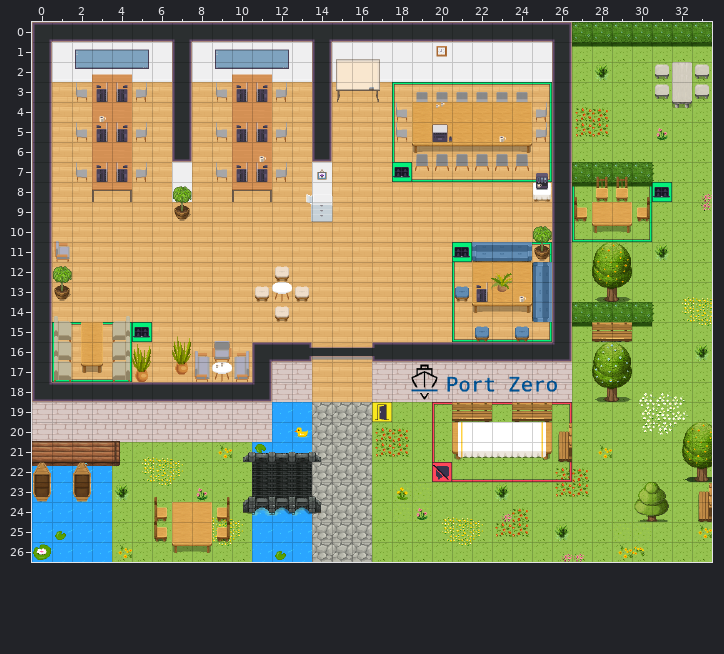
Tiled map (JSON) -- office-winter.tmj. The picture above was drawn from the file before the commit.
Cells are 32x32 px. Shown: x 0..33, y 0..26.
The same view after the edit:
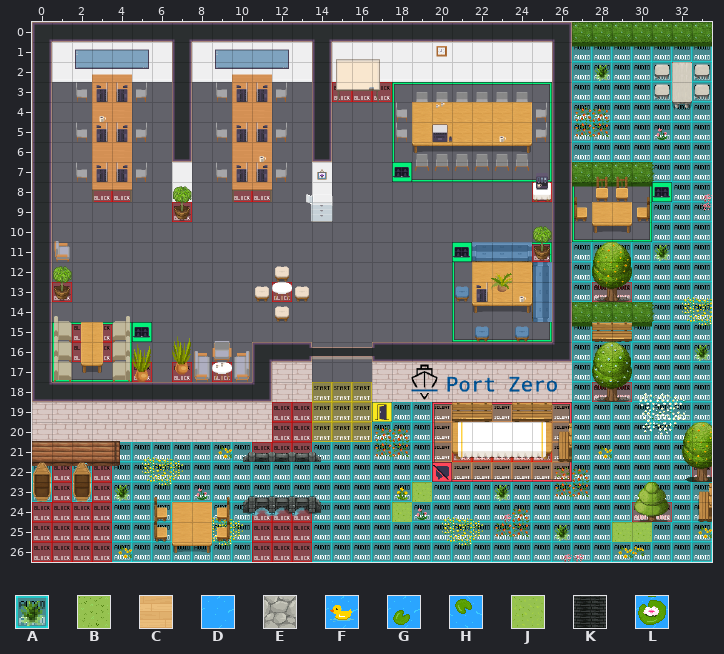
Key: from "Chunk 1": A 2, B 4, C 6, D 14, E 15, F 16, G 20, H 20 flipped up-down, J 22, K 24, L 26.
_ is an empty cell.
Tiles of an added or newly shown layer are drawn over the layers below it.
See-through tiles are keyed as they look on the map.
Change:
Layer "birds" (added):
Tile A now appears in row 1 at x 27 to 33; in rows 2 to 3 at x 27 to 31 and 33; in rows 4 to 6 at x 27 to 33; in row 7 at x 31 to 33; in row 8 at x 32 to 33; in rows 9 to 10 at x 31 to 33.
Tile A now appears in rows 11 to 13 at x 27 to 33; in row 14 at x 31 to 33; in rows 15 to 18 at x 27 to 33; in rows 19 to 20 at x 17 to 19 and 27 to 33; in row 21 at x 4 to 10, 14 to 19 and 27 to 32; in row 22 at x 0, 2, 4 to 19 and 27 to 33.
Tile A now appears in row 23 at x 0, 2, 4 to 18 and 20 to 33; in row 24 at x 4 to 6, 9 to 10, 14 to 17 and 19 to 33; in row 25 at x 4 to 6, 9 to 10, 14 to 28 and 31 to 33; in row 26 at x 4 to 10 and 14 to 33.
Layer "boeden" (now hidden):
The author cleared tile B in row 1 at x 27 to 33; in rows 2 to 3 at x 27 to 31 and 33; in rows 4 to 6 at x 27 to 33; in row 7 at x 31 to 33; in row 8 at x 27 to 30 and 32 to 33; in row 9 at x 27 and 30 to 33.
The author cleared tile B in rows 10 to 13 at x 27 to 33; in row 14 at x 31 to 33; in rows 15 to 18 at x 27 to 33; in row 19 at x 17 to 33; in row 20 at x 17 to 20 and 26 to 33; in row 21 at x 4 to 10 and 17 to 32.
The author cleared tile B in row 22 at x 4 to 10, 17 to 19 and 21 to 33; in row 23 at x 4 to 10, 17 and 20 to 33; in row 24 at x 4 to 6, 9 to 10, 17 and 20 to 33; in row 25 at x 4 to 6, 9 to 10, 17 to 28 and 31 to 33; in row 26 at x 4 to 10 and 17 to 33.
The author cleared tile C in row 3 at x 1 to 2, 5 to 6, 8 to 9, 12 to 13 and 15 to 25; in rows 4 to 5 at x 1 to 2, 5 to 6, 8 to 9, 12 to 13, 15 to 18 and 25; in row 6 at x 1 to 2, 5 to 6, 8 to 9, 12 to 13 and 15 to 25; in row 7 at x 1 to 2, 5 to 6, 8 to 9, 12 to 13, 15 to 17 and 19 to 25; in row 8 at x 1 to 6, 8 to 13 and 15 to 25; in row 9 at x 1 to 13 and 15 to 25.
The author cleared tile C in row 10 at x 1 to 25; in row 11 at x 1 to 20 and 25; in rows 12 to 13 at x 1 to 21; in row 14 at x 1 to 24; in row 15 at x 1 to 4 and 6 to 25; in rows 16 to 17 at x 1 to 10 and 14 to 16.
The author cleared tile C in row 18 at x 14 to 16.
The author cleared tile D in row 19 at x 12 to 13; in row 20 at x 12; in row 21 at x 12 to 13; in rows 22 to 23 at x 0 to 3; in row 24 at x 0 to 3 and 11 to 13; in row 25 at x 0, 2 to 3 and 11 to 13.
The author cleared tile D in row 26 at x 1 to 3, 11 and 13.
The author cleared tile E in rows 19 to 26 at x 14 to 16.
The author cleared tile F in row 20 at x 13.
The author cleared tile G in row 25 at x 1; in row 26 at x 12.
The author cleared tile H in row 21 at x 11.
The author cleared tile J in row 23 at x 18; in row 24 at x 19.
The author cleared tile K in rows 22 to 23 at x 11 to 13.
The author cleared tile L in row 26 at x 0.
